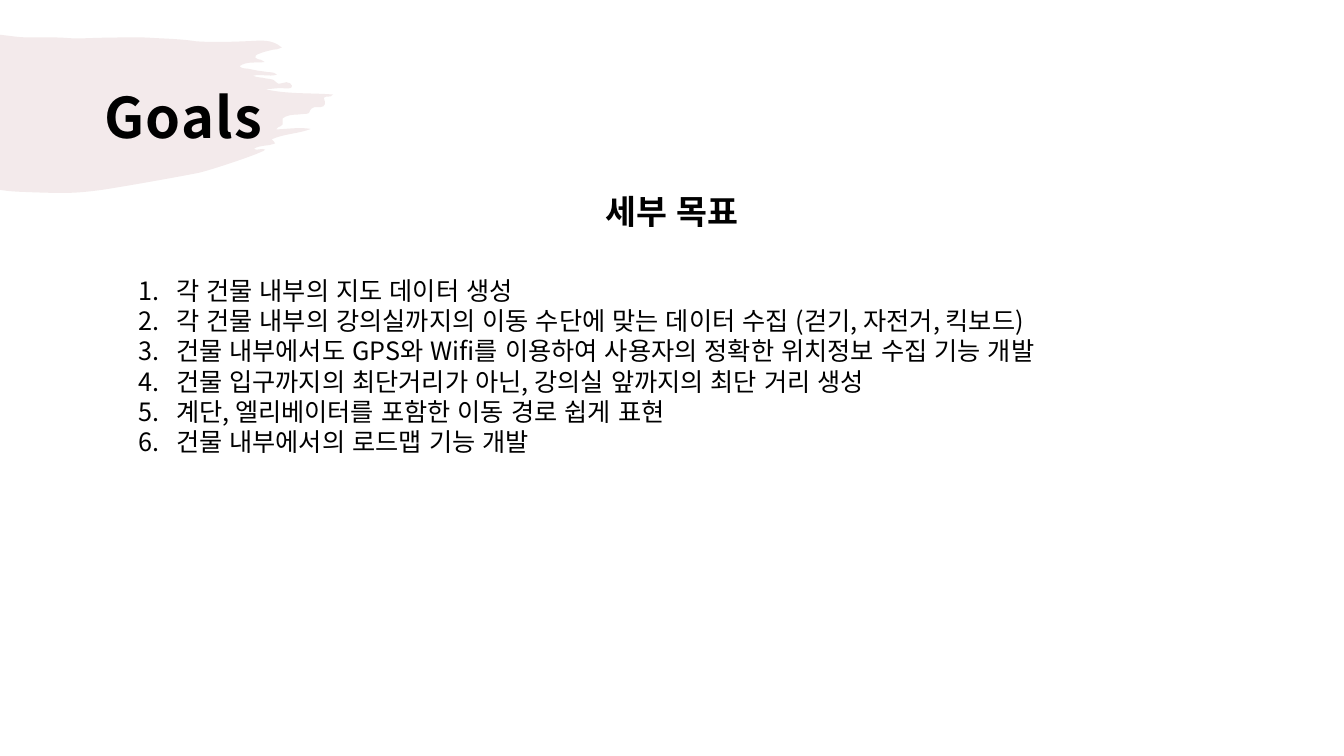
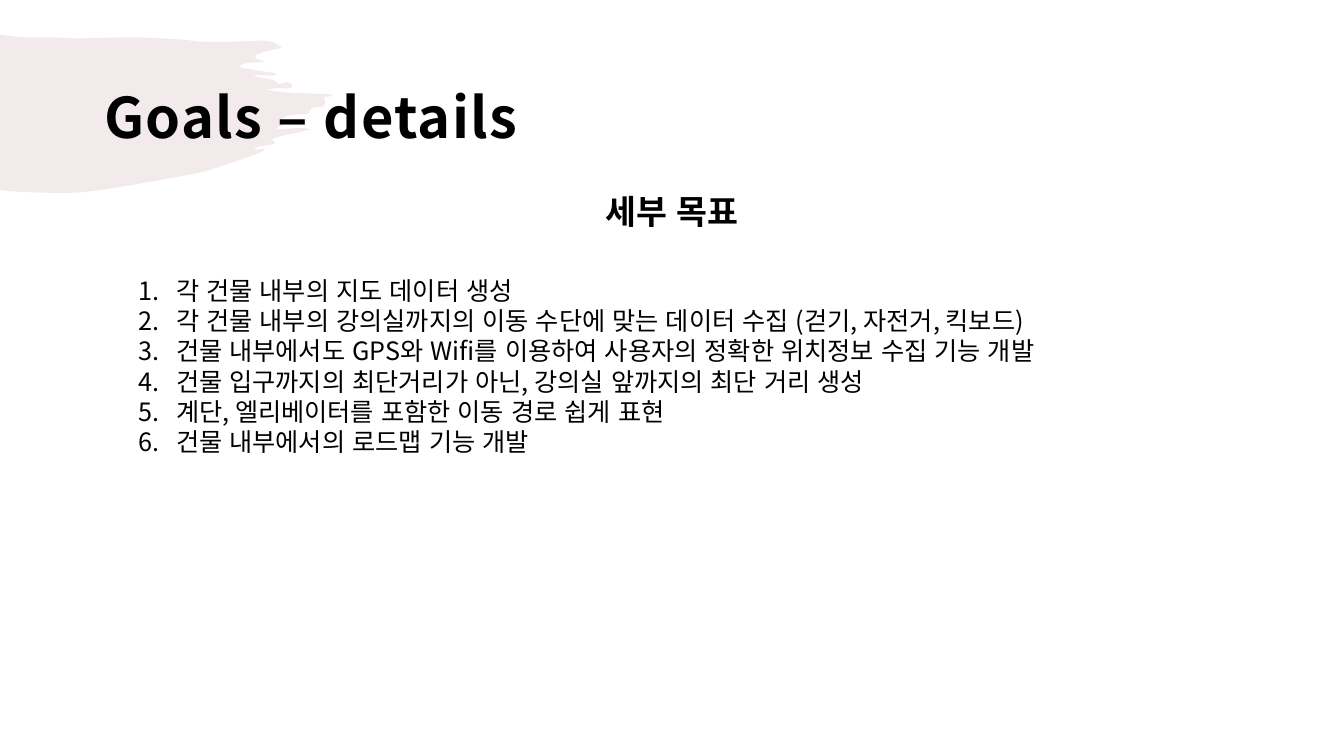
Before and after one commit to droongma/2021spring_41class_team13, a slide deck: slide 4 of 황석진 제안서 작성중.pptx (slide 6 before the commit). Drawn at 1344x756 pixels with LibreOffice and Linux fonts; fonts in the diff are those of the drawing. Boxes give left, top, right and bottom in pixels: in the first picture for what was removed or moved away, otherwise in the second. Text is boxed around its words. In the diff, an @@ line names an element or a change of style, - is before the commit and + after.

```diff
--- a/황석진 제안서 작성중.pptx
+++ b/황석진 제안서 작성중.pptx
@@ title at (104, 92, 517, 139): text changed @@
-Goals
+Goals – details
```
Also in this commit, not shown: 2 other slides changed, 4 slides added, 4 slides removed.
